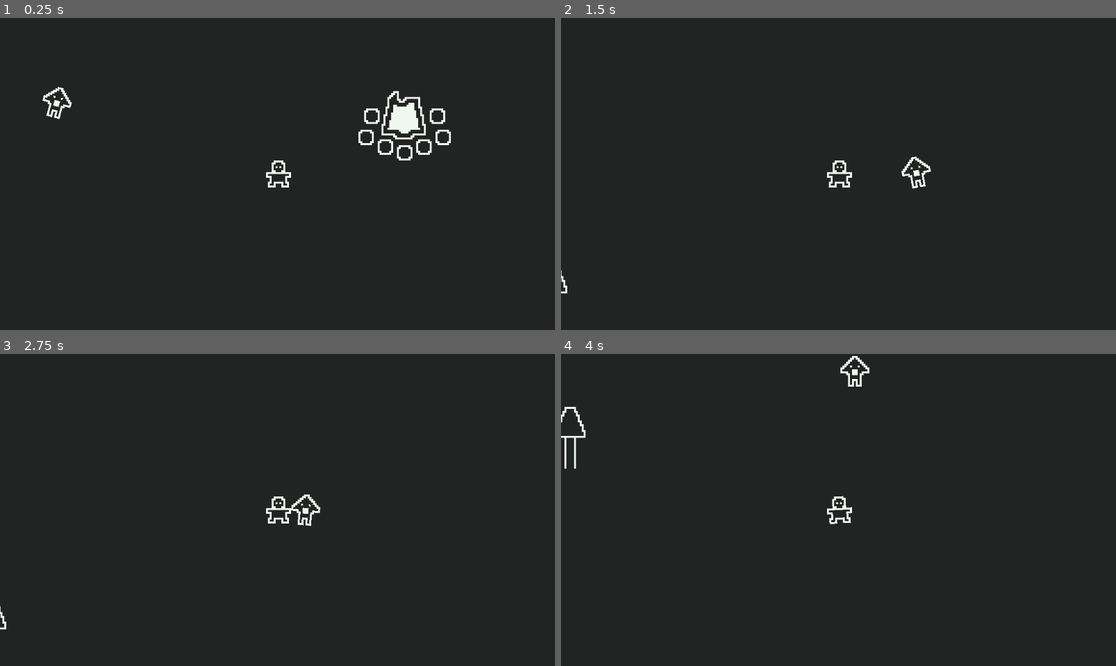
Above: before the commit, frames 1-4 (two rows, left to right).
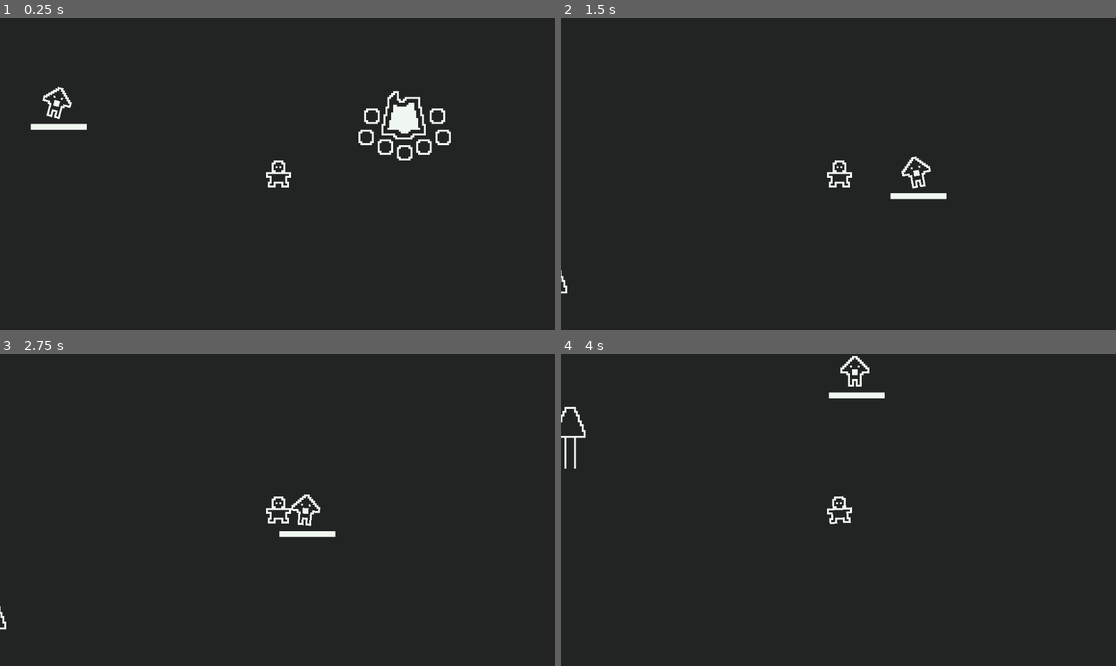
Above: after the commit, the same moments.

Repository: ArthurNaue/survival
Game: Godot game, scene res://scenes/world/root/world.tscn
The game is run twice, just before and just after one commit, with the same random seed, the same clock (stepped at 60 frames per second) and the same inputs.
Inputs (mouse positions are in pixels of both pictures, inside the frame that each line leads up to):
- Up to frame 1 (0.25 s): no input
- Up to frame 2 (1.5 s): move the mouse to (960, 158) at 0.52 s; hold A (A) 0.53-1.28 s; tap D (D) at 0.8, 1.35 s; move the mouse to (727, 189) at 1.27 s
- Up to frame 3 (2.75 s): tap E (E) at 1.55, 2.1 s; move the mouse to (333, 441) at 2.02 s; tap R (R) at 2.3 s
- Up to frame 4 (4 s): move the mouse to (810, 572) at 2.77 s; tap R (R) at 2.85 s; tap S (S) at 3.05 s; move the mouse to (1005, 556) at 3.52 s; hold S (S) from 3.53 s (still down); tap A (A) at 3.8 s

The runs differ from the first frame. In frame 1, 0.2% of the frame differs, in the area x 5-16%, y 33-36%; in frame 2, 0.2%; in frame 3, 0.2%; in frame 4, 0.2%.

Commit message:
adicionei vida aos inimigos

Diff:
--- a/scenes/entities/enemies/enemyModel/root/enemyModel.tscn
+++ b/scenes/entities/enemies/enemyModel/root/enemyModel.tscn
@@ -1,8 +1,10 @@
-[gd_scene load_steps=8 format=3 uid="uid://t51b3ms8d6y2"]
+[gd_scene load_steps=12 format=3 uid="uid://t51b3ms8d6y2"]
 
 [ext_resource type="Script" path="res://scripts/entities/enemies/enemiesClass/root/enemiesClass.gd" id="1_sa045"]
 [ext_resource type="Texture2D" uid="uid://tihkqr86u2i" path="res://assets/images/entities/enemies/triangle/root/triangleEnemy.png" id="2_k8jv3"]
 [ext_resource type="Script" path="res://scripts/components/navAgentComponent/root/navAgentComponent.gd" id="3_wkmgt"]
+[ext_resource type="Script" path="res://scripts/components/health/entitiesHealth/root/entitiesHealthComponent.gd" id="4_0lcnb"]
+[ext_resource type="Script" path="res://scripts/components/healthBar/root/healthBarComponent.gd" id="5_gre0v"]
 
 [sub_resource type="RectangleShape2D" id="RectangleShape2D_221fg"]
 size = Vector2(16, 16)
@@ -45,11 +47,24 @@
 "walk": SubResource("Animation_drm8c")
 }
 
-[node name="enemyModel" type="CharacterBody2D" node_paths=PackedStringArray("navAgent")]
+[sub_resource type="StyleBoxFlat" id="StyleBoxFlat_7leq3"]
+bg_color = Color(0.133333, 0.137255, 0.137255, 1)
+border_width_left = 1
+border_width_top = 1
+border_width_right = 1
+border_width_bottom = 1
+border_color = Color(0.941176, 0.964706, 0.941176, 1)
+
+[sub_resource type="StyleBoxFlat" id="StyleBoxFlat_kqqha"]
+bg_color = Color(0.941176, 0.964706, 0.941176, 1)
+
+[node name="enemyModel" type="CharacterBody2D" node_paths=PackedStringArray("healthComponent", "navAgent", "damageButton")]
 collision_layer = 8
 collision_mask = 31
 script = ExtResource("1_sa045")
+healthComponent = NodePath("entitiesHealthComponent")
 navAgent = NodePath("navAgentComponent")
+damageButton = NodePath("damageButton")
 
 [node name="sprite" type="Sprite2D" parent="."]
 texture = ExtResource("2_k8jv3")
@@ -66,3 +81,30 @@
 [node name="navAgentComponent" type="NavigationAgent2D" parent="." node_paths=PackedStringArray("parent")]
 script = ExtResource("3_wkmgt")
 parent = NodePath("..")
+
+[node name="entitiesHealthComponent" type="Node2D" parent="." node_paths=PackedStringArray("healthBarComponent")]
+script = ExtResource("4_0lcnb")
+healthBarComponent = NodePath("../healthBarComponent")
+maxHealth = 5
+
+[node name="damageButton" type="Button" parent="."]
+modulate = Color(1, 1, 1, 0)
+self_modulate = Color(1, 1, 1, 0)
+offset_left = -14.0
+offset_top = -14.0
+offset_right = 15.0
+offset_bottom = 14.0
+flat = true
+
+[node name="healthBarComponent" type="ProgressBar" parent="."]
+offset_left = -14.0
+offset_top = 11.0
+offset_right = 44.0
+offset_bottom = 17.0
+scale = Vector2(0.5, 0.5)
+theme_override_styles/background = SubResource("StyleBoxFlat_7leq3")
+theme_override_styles/fill = SubResource("StyleBoxFlat_kqqha")
+max_value = 10.0
+value = 2.0
+show_percentage = false
+script = ExtResource("5_gre0v")
--- a/scenes/resourceObjects/root/resourceObjects.tscn
+++ b/scenes/resourceObjects/root/resourceObjects.tscn
@@ -3,7 +3,7 @@
 [ext_resource type="Script" path="res://scripts/resourceObjects/root/resourceObjects.gd" id="1_6xegt"]
 [ext_resource type="Resource" uid="uid://bkqm4fp34ty5s" path="res://resources/resourceObjects/rock/root/rockStats.tres" id="2_6mld6"]
 [ext_resource type="Script" path="res://scripts/components/damageButton/root/damageButtonComponent.gd" id="2_nv7lx"]
-[ext_resource type="Script" path="res://scripts/components/health/root/healthComponent.gd" id="3_rlpai"]
+[ext_resource type="Script" path="res://scripts/components/health/resourcesHealth/root/healthComponent.gd" id="3_rlpai"]
 [ext_resource type="Script" path="res://scripts/components/healthBar/root/healthBarComponent.gd" id="4_4lhsr"]
 [ext_resource type="AudioStream" uid="uid://vsearg8mjcqj" path="res://assets/audio/resourceObjects/hitAudio/root/resourceObjectHitSound.wav" id="6_sl06j"]
 
--- /dev/null
+++ b/scripts/components/health/entitiesHealth/root/entitiesHealthComponent.gd
@@ -0,0 +1,19 @@
+extends Node2D
+class_name EntitiesHealthComponent
+
+@export var healthBarComponent: HealthBarComponent
+
+@export_range(1, 100) var maxHealth: int
+@onready var health = maxHealth
+
+func _ready() -> void:
+	if healthBarComponent:
+		healthBarComponent.max_value = maxHealth
+		healthBarComponent.value = healthBarComponent.max_value
+
+func damage(amount: int) -> void:
+	health -= amount
+	if healthBarComponent:
+		healthBarComponent.UpdateBar.emit(health)
+	if health <= 0:
+		owner.queue_free()
--- a/scripts/entities/enemies/enemiesClass/root/enemiesClass.gd
+++ b/scripts/entities/enemies/enemiesClass/root/enemiesClass.gd
@@ -1,7 +1,12 @@
 extends CharacterBody2D
 class_name EnemiesClass
 
+@export var healthComponent: EntitiesHealthComponent
 @export var navAgent: NavAgentComponent
+@export var damageButton: Button
+
+func _ready() -> void:
+	damageButton.pressed.connect(healthComponent.damage.bind(1))
 
 func _physics_process(_delta: float) -> void:
 	velocity = to_local(navAgent.get_next_path_position()).normalized() * 100
Renamed: scripts/components/health/root/healthComponent.gd -> scripts/components/health/resourcesHealth/root/healthComponent.gd
